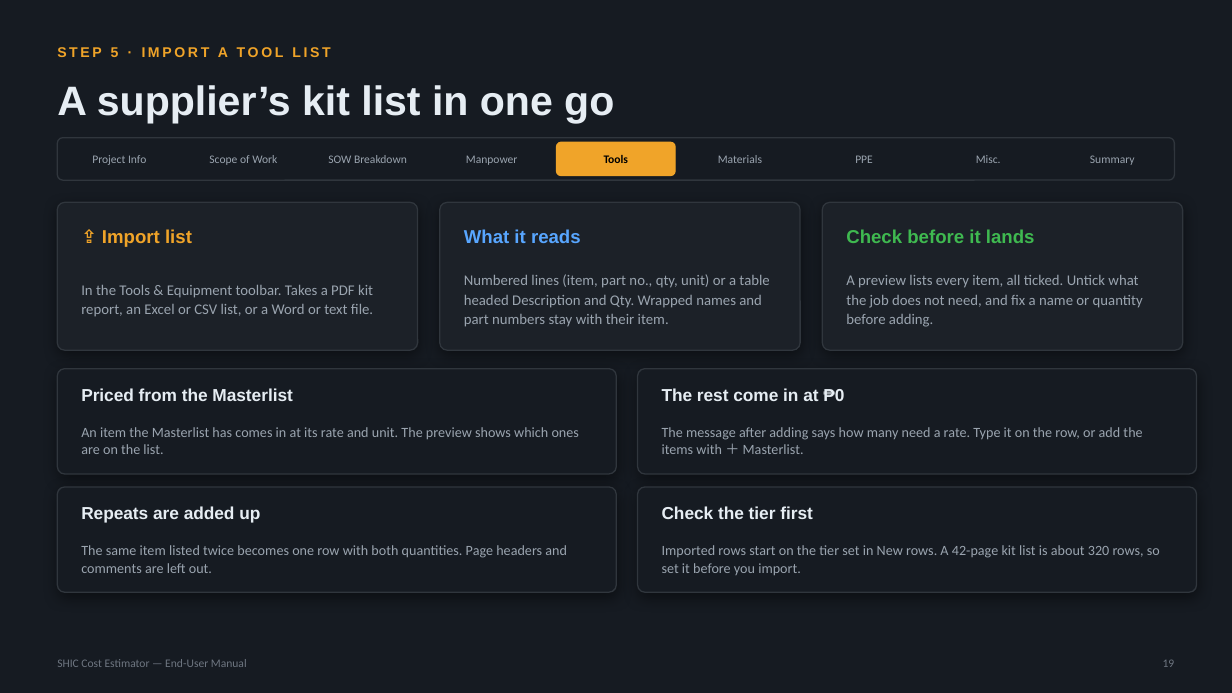
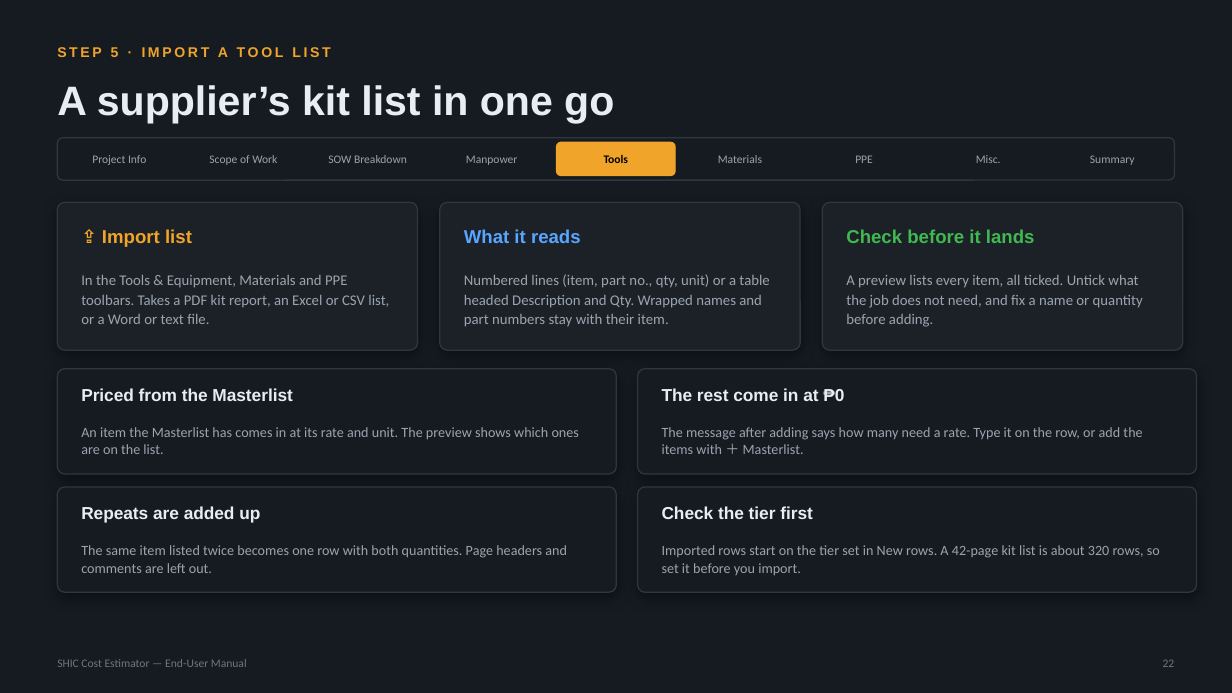
Before and after one commit to SYNERCORE/CostEstimation, a slide deck: slide 22 of docs/SHIC-Cost-Estimator-User-Manual.pptx (slide 19 before the commit). Drawn at 1232x693 pixels with LibreOffice and Linux fonts; fonts in the diff are those of the drawing. Boxes give left, top, right and bottom in pixels: in the first picture for what was removed or moved away, otherwise in the second. Text is boxed around its words. In the diff, an @@ line names an element or a change of style, - is before the commit and + after.

```diff
--- a/docs/SHIC-Cost-Estimator-User-Manual.pptx
+++ b/docs/SHIC-Cost-Estimator-User-Manual.pptx
@@ text at <box>81,275,389,324</box>: text changed @@
-In the Tools & Equipment toolbar. Takes a PDF kit report, an Excel or CSV list, or a Word or text file.
+In the Tools & Equipment, Materials and PPE toolbars. Takes a PDF kit report, an Excel or CSV list, or a Word or text file.
@@ text at <box>1163,659,1175,667</box>: text changed @@
-19
+22
```
Also in this commit, not shown: 32 other slides changed, 7 slides added.
